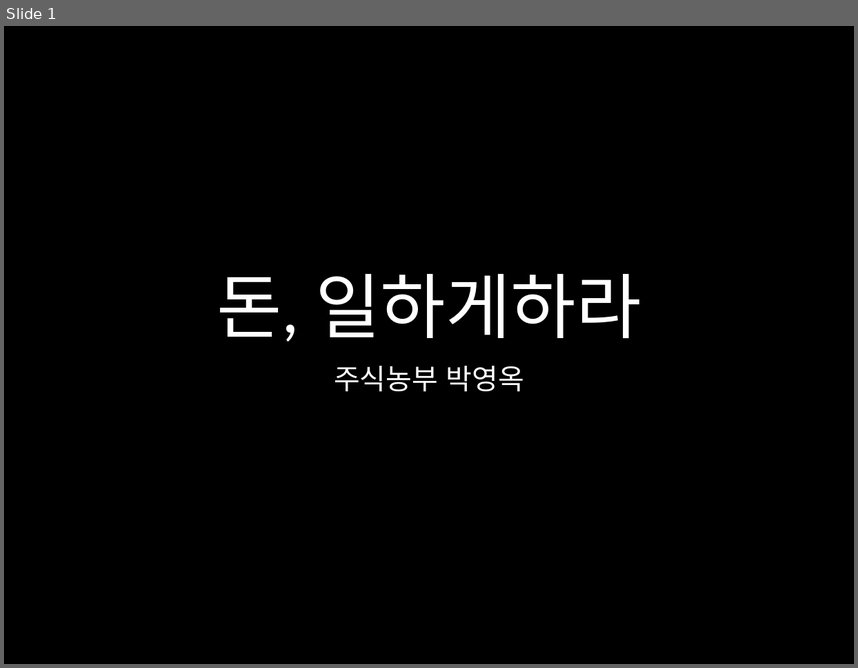
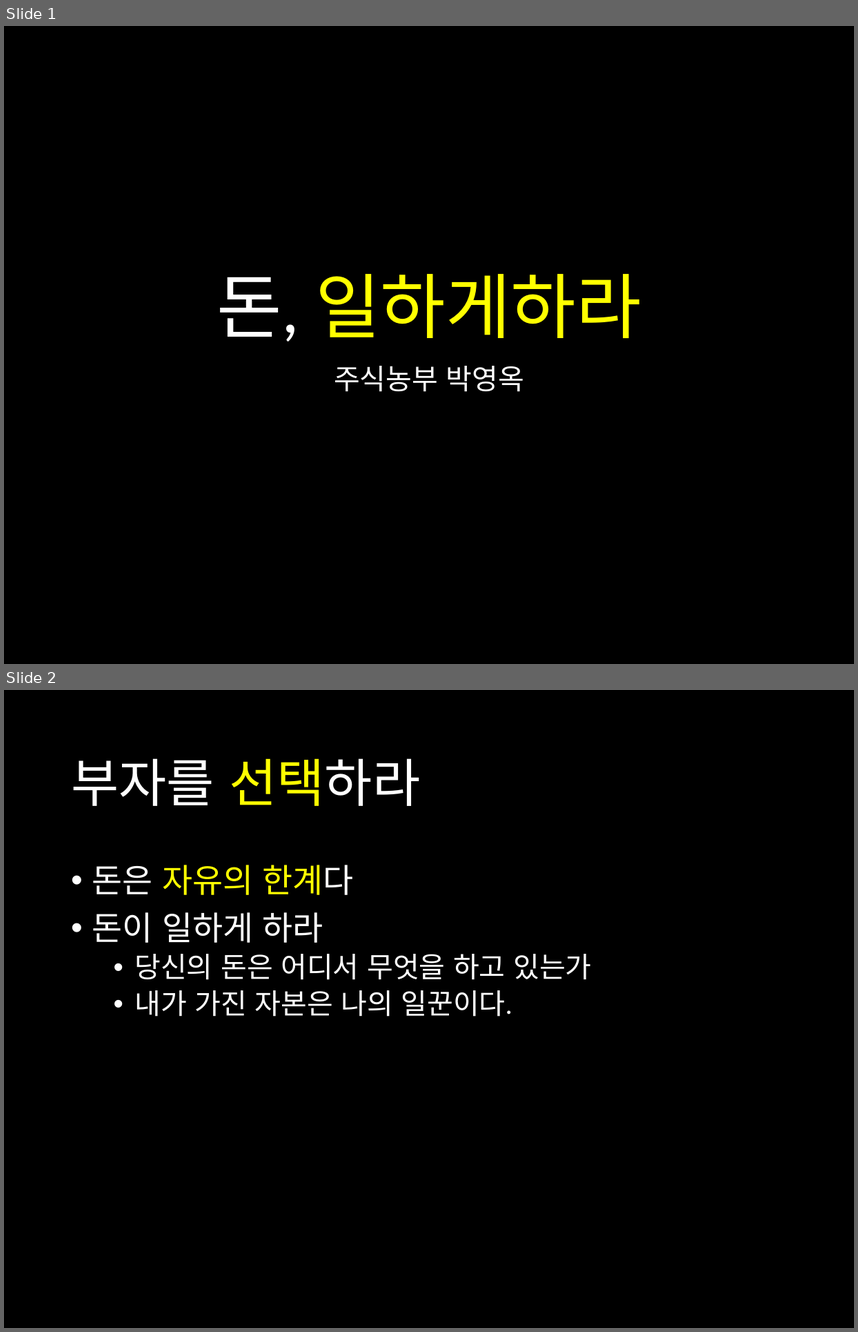
Before and after one commit to harrisleesh/Review, a slide deck: 돈, 일하게하라.pptx. Shown one above the other, each under a label of ours: slide 1 before the commit, slides 1 and 2 after it. The pictures are 858x668 and 858x1332 pixels, drawn with LibreOffice and Linux fonts; fonts in the diff are those of the drawing. Boxes give left, top, right and bottom in pixels: in the first picture for what was removed or moved away, otherwise in the second. Text is boxed around its words. In the diff, an @@ line names an element or a change of style, - is before the commit and + after.

Commit message:
돈,일하게하라 정리, 적게 자도 괜찮습니다 정리

```diff
--- a/돈, 일하게하라.pptx
+++ b/돈, 일하게하라.pptx
@@ slide 2 added at (4,690,854,1328), background #000000 @@
@@ title added at (71,758,420,806), 44 pt, text #FFFFFF @@
+부자를 선택하라
@@ text added at (92,865,591,1016), 24 pt, text #FFFFFF @@
+• 돈은 자유의 한계다
+• 돈이 일하게 하라
+  • 당신의 돈은 어디서 무엇을 하고 있는가
+  • 내가 가진 자본은 나의 일꾼이다.
@@ slide 1 changed as well @@
@@ title "돈, 일하게하라" at (217,274,641,341): text colour #FFFFFF to #FFFF00 in "일하게하라" @@
```
Also in this commit, not shown: 3 other slides added, 1 other file.
